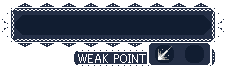
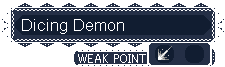
Layer changes from the first 225x67 image to the second:
renamed "Pasted Layer" to "Dicing Demon", showed it, moved it above "BG", painted on it over [22, 19, 124, 34]
